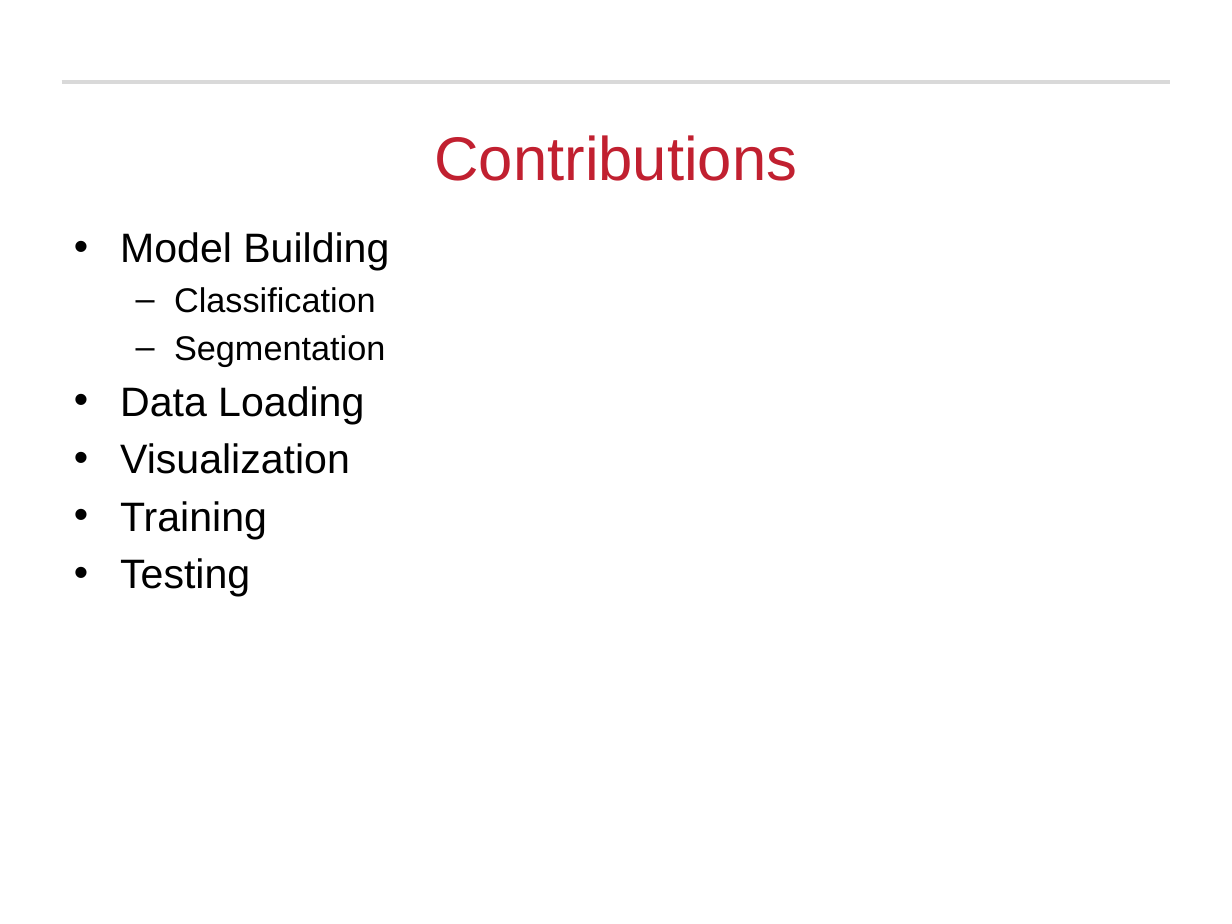
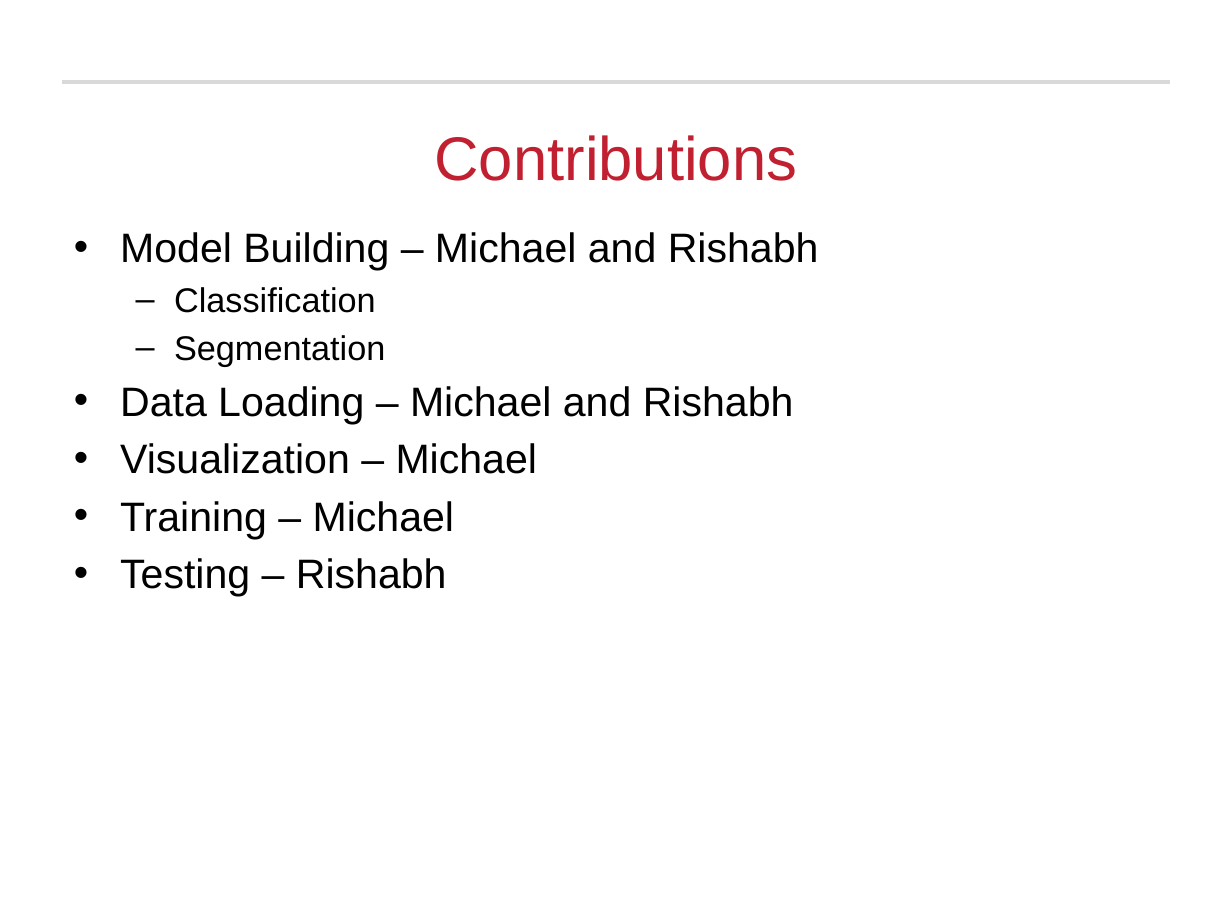
Before and after one commit to Michael-Hodges/PointNet, a slide deck: slide 23 of PowerPoints/EECE7398_Final_Project.pptx (slide 22 before the commit). Drawn at 1232x924 pixels with LibreOffice and Linux fonts; fonts in the diff are those of the drawing; background and template pictures are left out. Boxes give left, top, right and bottom in pixels: in the first picture for what was removed or moved away, otherwise in the second. Text is boxed around its words. In the diff, an @@ line names an element or a change of style, - is before the commit and + after.

```diff
--- a/PowerPoints/EECE7398_Final_Project.pptx
+++ b/PowerPoints/EECE7398_Final_Project.pptx
@@ text at [120, 232, 819, 271]: text changed @@
-• Model Building
+• Model Building – Michael and Rishabh
@@ text at [120, 386, 794, 596]: text changed @@
-• Data Loading
-• Visualization
-• Training
-• Testing
+• Data Loading – Michael and Rishabh
+• Visualization – Michael
+• Training – Michael
+• Testing – Rishabh
```
Also in this commit, not shown: 5 other slides changed, 2 slides added, 1 slide removed, 1 other file.
